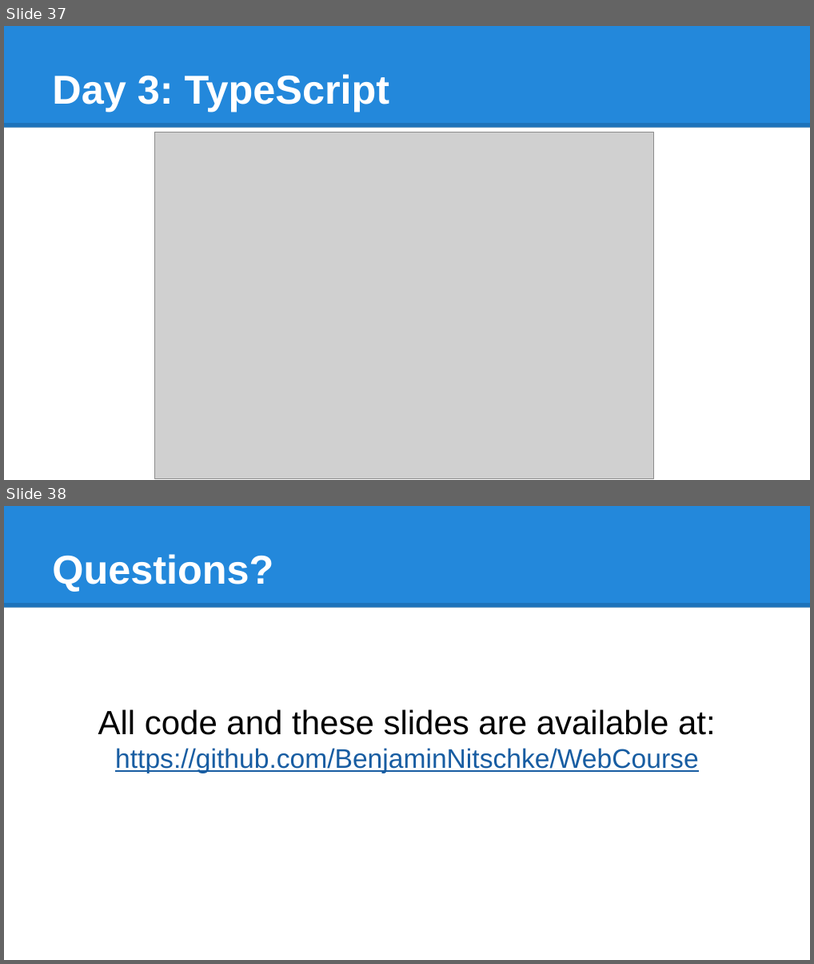
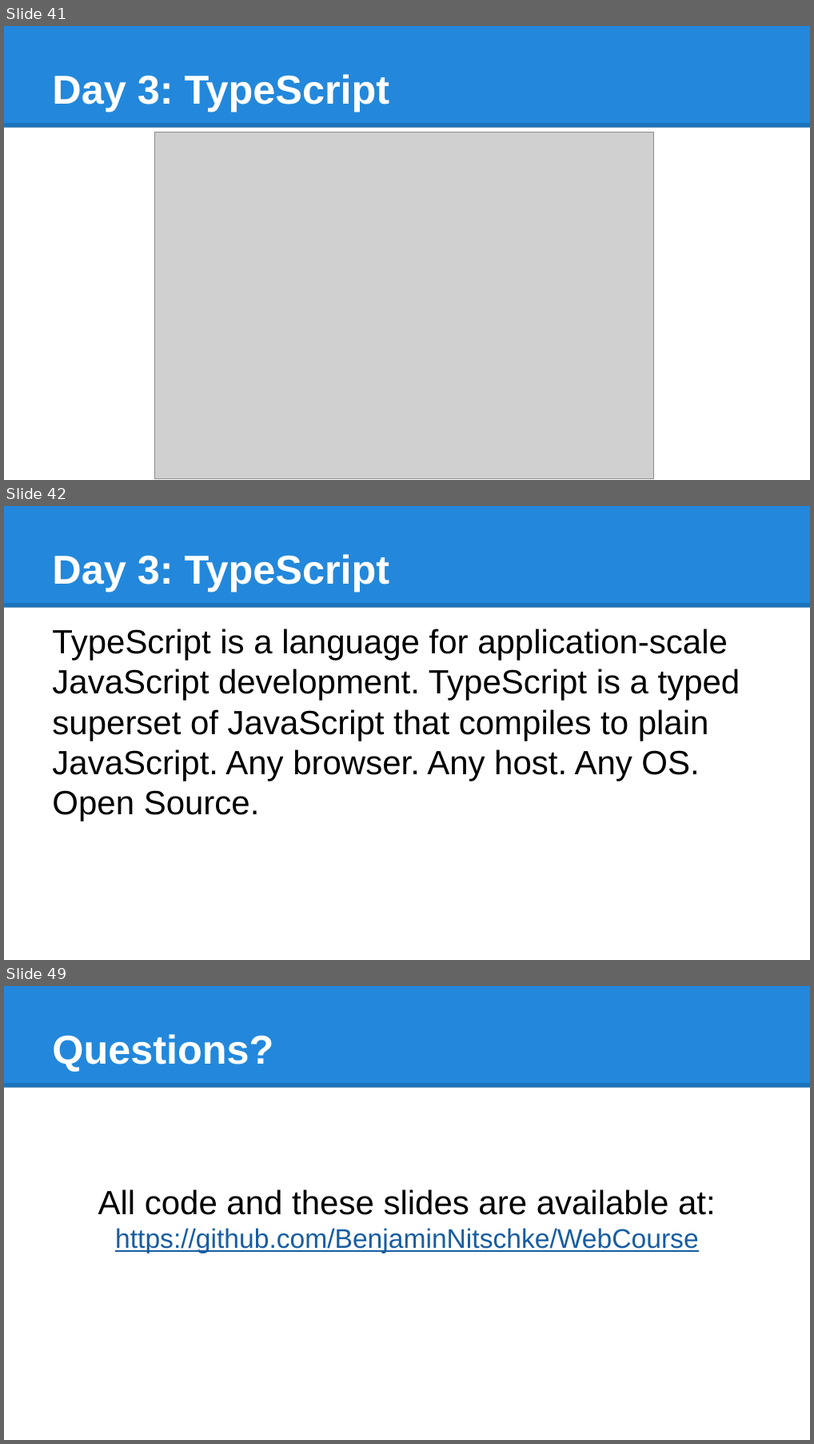
Before and after one commit to BenjaminNitschke/WebCourse, a slide deck: Web Course Games Academy January 2016.pptx. Shown one above the other, each under a label of ours: slides 37 and 38 before the commit, slides 41, 42 and 49 after it; the slides between them are not shown. The pictures are 814x964 and 814x1444 pixels, drawn with LibreOffice and Linux fonts; fonts in the diff are those of the drawing; grey boxes stand for pictures. Boxes give left, top, right and bottom in pixels: in the first picture for what was removed or moved away, otherwise in the second. Text is boxed around its words. In the diff, an @@ line names an element or a change of style, - is before the commit and + after.

Commit message:
Final commit with TypeScript Website and Server
Using a lot more Client side JavaScript code generated from TypeScript
and TypeScript on Node.js web server, plus more advanced topics
discussed in the slides.

```diff
--- a/Web Course Games Academy January 2016.pptx
+++ b/Web Course Games Academy January 2016.pptx
@@ slide 42 added at bbox=[4, 506, 810, 960], background #FFFFFF; not listed: 2 template elements that a slide beside it also shows @@
@@ title added at bbox=[52, 554, 390, 591], 36 pt, text #FFFFFF, bold @@
+Day 3: TypeScript
@@ text added at bbox=[52, 628, 741, 821], 30 pt, text #000000 @@
+TypeScript is a language for application-scale JavaScript development. TypeScript is a typed superset of JavaScript that compiles to plain JavaScript. Any browser. Any host. Any OS. Open Source.
@@ what was slide 37 is now slide 41 @@
@@ what was slide 38 is now slide 49 @@
```
Also in this commit, not shown: 2 slides changed, 10 other slides added, 22 other files.
